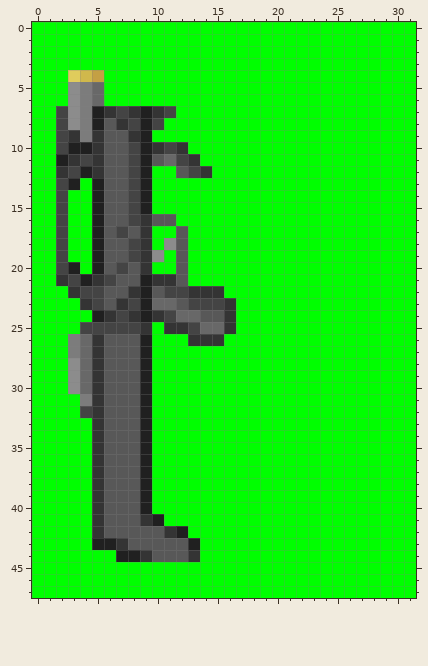
File history of a pixel-art sprite, Resources/Weapons/Collapsible SMG/Loaded_20_Big.png. Above, as it was before the edit.
The file is 32x48 pixels.
After the commit:
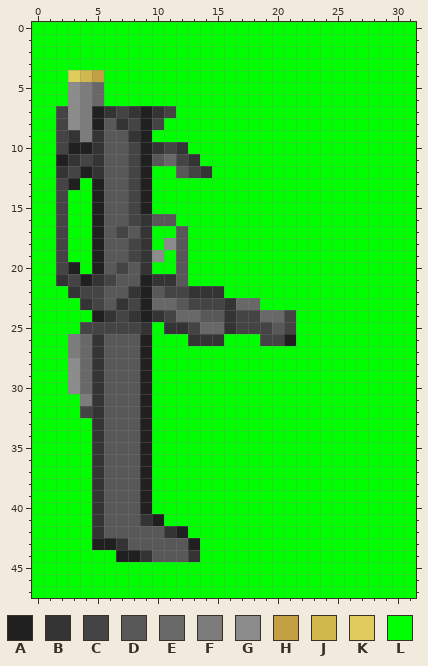
Palette (. is transparent): A #202020  B #343434  C #444444  D #585858  E #686868  F #7c7c7c  G #8c8c8c  H #c4a044  J #d0b84c  K #e0cc5c  L #00ff00
The edit:
Colour L gives way to colour A in row 26 at x 21.
Colour L gives way to colour C in row 24 at x 17 to 18 and 21; in row 25 at x 17 to 19 and 21; in row 26 at x 19 to 20.
Colour L gives way to colour D in row 25 at x 20.
Colour L gives way to colour E in row 23 at x 17 to 18; in row 24 at x 19 to 20.
Pixel boxes of the changes (left, top, right, bottom) in both pictures:
changed: (236, 298, 296, 346)
